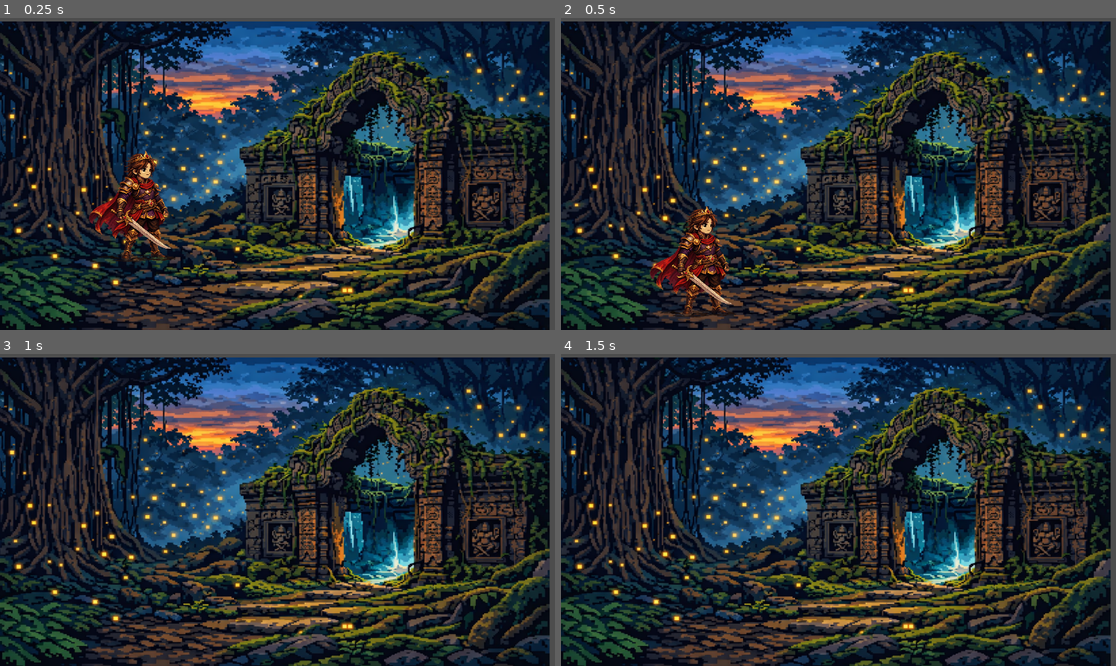
Above: before the commit, frames 1-4 (two rows, left to right).
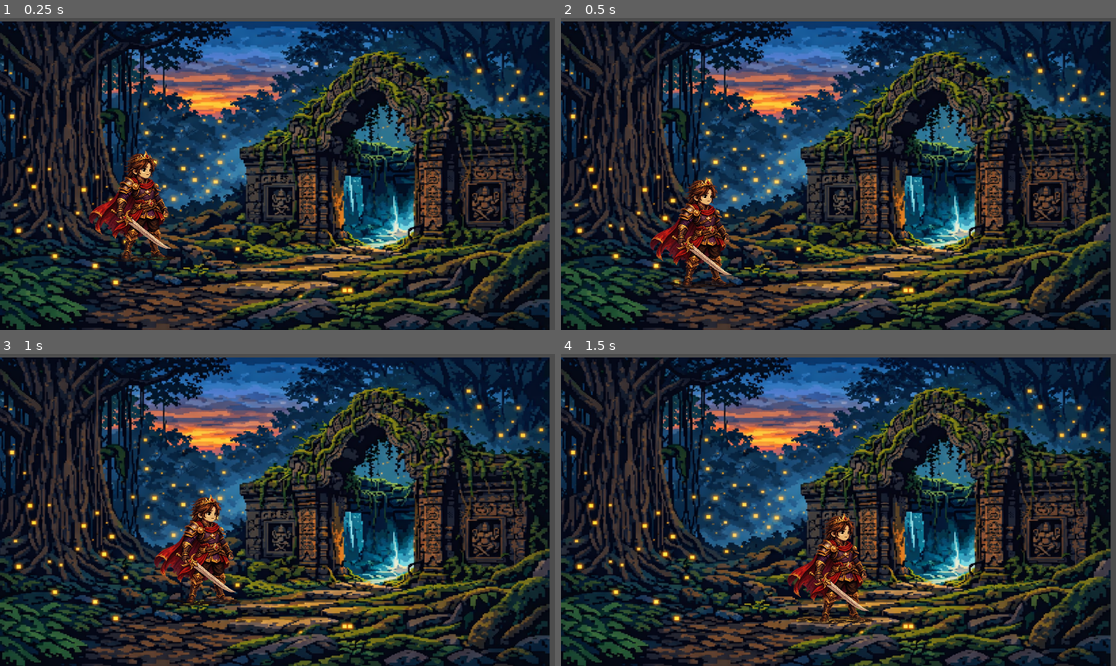
Above: after the commit, the same moments.

Repository: kusuta012/patalok
Game: Godot game, scene res://scenes/main.tscn
Same seed, same stepped clock (60 frames per second), same inputs: the game is played once before the commit and once after it.
Inputs:
- Up to frame 1 (0.25 s): no input
- Up to frame 2 (0.5 s): no input
- Up to frame 3 (1 s): hold Right (move_right) from 0.53 s (still down); tap Up (move_up) at 0.77 s
- Up to frame 4 (1.5 s): keep holding Right (move_right)

Frame 1 is identical in both runs. In frame 2, 3.3% of the frame differs, in the area x 16-32%, y 51-96%; in frame 3, 2.4%; in frame 4, 2.5%.

Commit message:
Fixed mechanics

Diff:
--- a/scenes/main.tscn
+++ b/scenes/main.tscn
@@ -6,6 +6,12 @@
 
 [sub_resource type="RectangleShape2D" id="RectangleShape2D_0e48y"]
 size = Vector2(177, 234)
+
+[sub_resource type="RectangleShape2D" id="RectangleShape2D_sugp2"]
+size = Vector2(1144, 97)
+
+[sub_resource type="RectangleShape2D" id="RectangleShape2D_jyhfs"]
+size = Vector2(75, 593)
 
 [node name="Main" type="Node2D" unique_id=190259222]
 
@@ -26,3 +32,15 @@
 position = Vector2(570, 332)
 scale = Vector2(0.7438152, 0.63540626)
 texture = ExtResource("3_tbgi4")
+
+[node name="StaticBody2D" type="StaticBody2D" parent="." unique_id=678792514]
+
+[node name="CollisionShape2D" type="CollisionShape2D" parent="StaticBody2D" unique_id=1795181195]
+position = Vector2(574, 616.5)
+shape = SubResource("RectangleShape2D_sugp2")
+
+[node name="StaticBody2D2" type="StaticBody2D" parent="." unique_id=472463535]
+
+[node name="CollisionShape2D" type="CollisionShape2D" parent="StaticBody2D2" unique_id=2134217730]
+position = Vector2(-35, 298)
+shape = SubResource("RectangleShape2D_jyhfs")
--- a/scripts/Player.gd
+++ b/scripts/Player.gd
@@ -1,7 +1,7 @@
 extends CharacterBody2D
 
 @export var speed := 300.0
-@export var jump_velocity := -500.0
+@export var jump_velocity := -300.0
 @export var gravity := 1200.0
 
 func _physics_process(delta):
